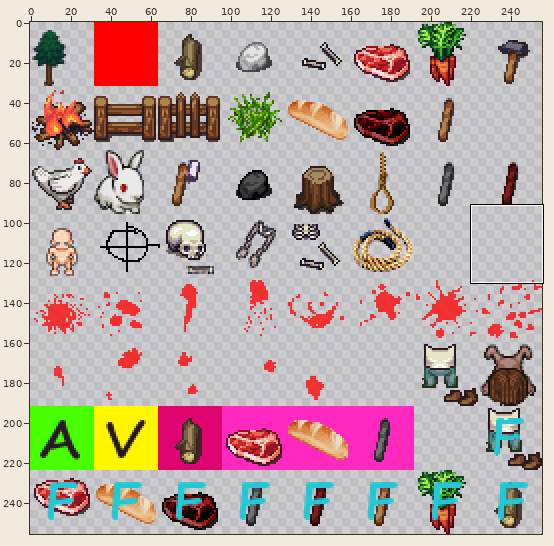
Edited in one commit: sprite sheet (res/Tileset-ObjectSpawns.png). The first picture is a wide view before the edit; the outline marks the close-up.
Close-up. Before the commit:
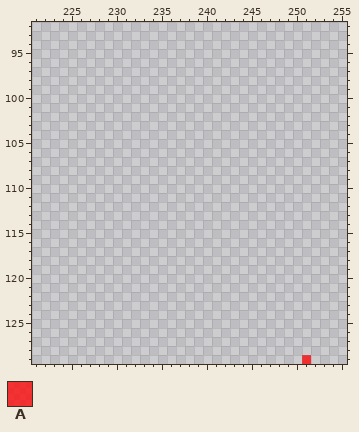
The file is 256x256 pixels. Shown: x 221..255, y 92..129.
Palette (. is transparent): A #ff0000c0
Pixels before, first column x 251:
129 A
New version:
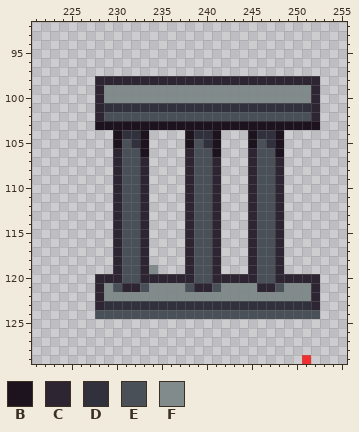
Colours new in this view: B #1d131e  C #2e2533  D #31313e  E #4a5057  F #818b8b
The exact change:
The edit adds colour B in row 103 at x 228 to 252; in rows 104 to 105 at x 230, 233, 238, 241, 245 and 248; in row 106 at x 233, 241 and 248.
The edit adds colour C in row 98 at x 228 to 252; in rows 99 to 102 at x 228 and 252; in row 106 at x 230, 238 and 245; in rows 107 to 119 at x 230, 233, 238, 241, 245 and 248; in row 120 at x 228 to 230, 233 to 238, 241 to 245 and 248 to 252; in row 121 at x 228, 231 to 232, 239 to 240, 246 to 247 and 252.
The edit adds colour C in rows 122 to 123 at x 228 and 252.
The edit adds colour D in row 101 at x 229 to 251; in row 104 at x 231 to 232, 239 to 240 and 246 to 247; in row 105 at x 232, 240 and 247; in row 123 at x 229 to 251.
The edit adds colour E in row 102 at x 229 to 251; in row 105 at x 231, 239 and 246; in rows 106 to 120 at x 231 to 232, 239 to 240 and 246 to 247; in row 121 at x 230, 233, 238, 241 and 248; in row 124 at x 228 to 252.
The edit adds colour F in rows 99 to 100 at x 229 to 251; in row 119 at x 234; in row 121 at x 229, 234 to 237, 242 to 245 and 249 to 251; in row 122 at x 229 to 251.
Where, in picture pixels (left, top, right, bottom), the same in both close-ups:
added: (95, 76, 320, 319)
